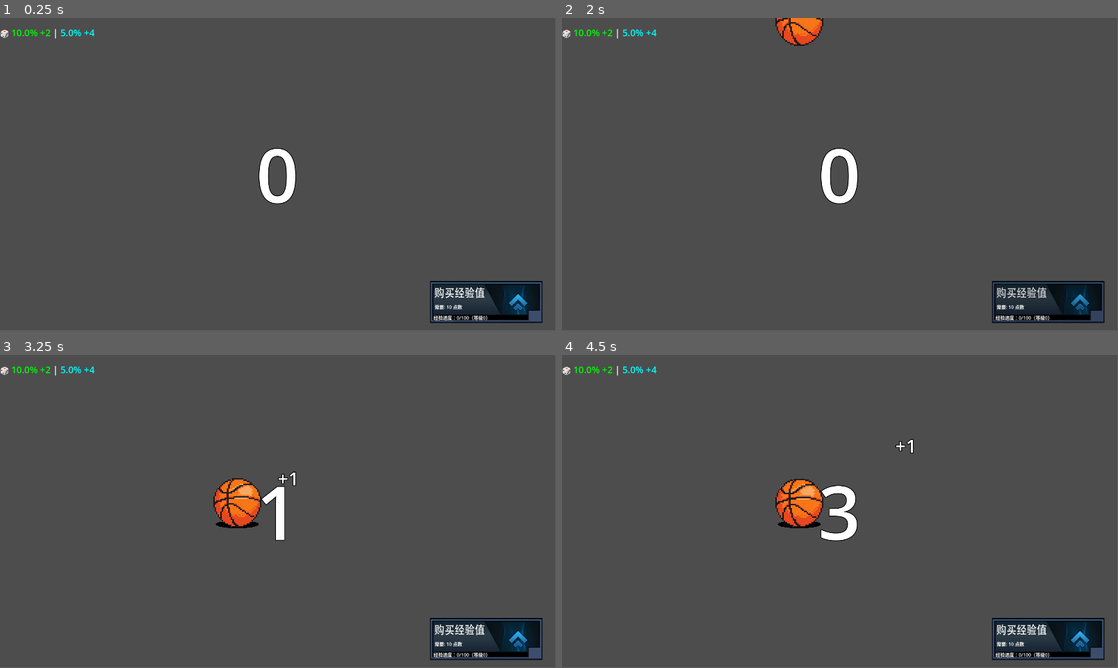
Above: before the commit, frames 1-4 (two rows, left to right).
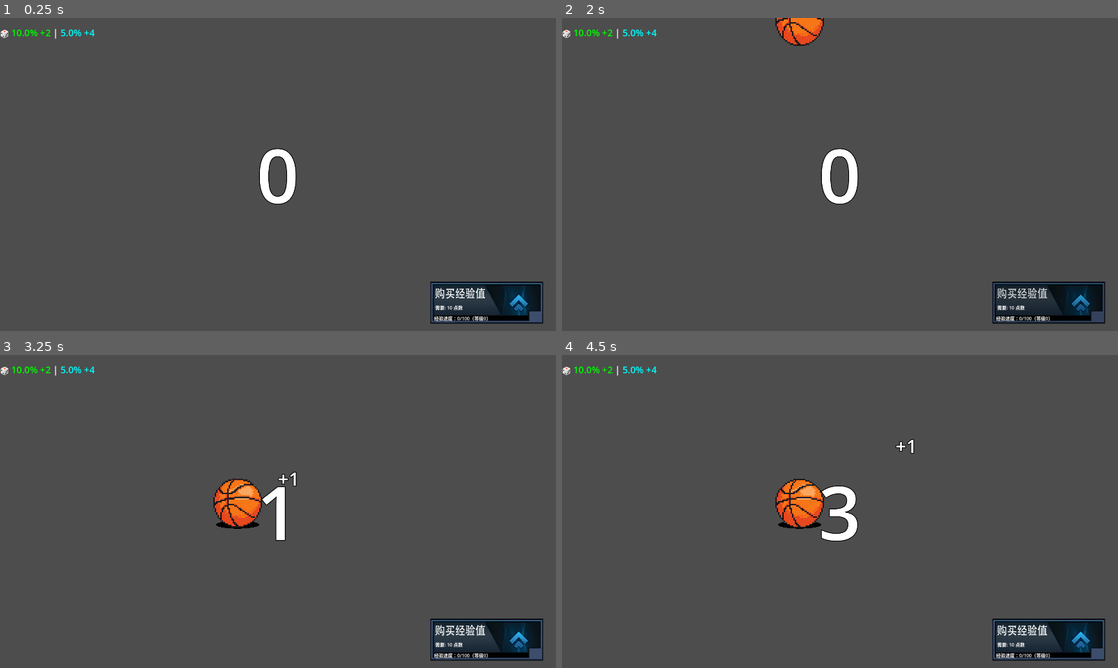
Above: after the commit, the same moments.

Repository: WeiLuo114514/Let-s-make-a-game-Raising-Game-
Game: Godot game, scene res://game_world.tscn
The game is run twice, just before and just after one commit, with the same random seed, the same clock (stepped at 60 frames per second) and the same inputs.
Inputs (mouse positions are in pixels of both pictures, inside the frame that each line leads up to):
- Up to frame 1 (0.25 s): no input
- Up to frame 2 (2 s): click "需要: 10 点数" at 0.5 s; click "需要: 10 点数" at 1.25 s
- Up to frame 3 (3.25 s): click "需要: 10 点数" at 2 s; move the mouse to (278, 511) at 2.77 s; click (278, 511) at 2.92 s
- Up to frame 4 (4.5 s): move the mouse to (728, 527) at 3.52 s; click (728, 527) at 3.67 s; move the mouse to (895, 442) at 4.27 s; click (895, 442) at 4.42 s
In our replay, the window is 799x449 before the commit and 800x450 after it. These sizes can differ from the game's own. Grey fills any space a smaller window leaves; there, only what the larger window draws over its background counts as a difference.

The runs differ from the first frame. In frame 1, 1.1% of the frame differs, in the area x 9-98%, y 3-98%; in frame 2, 1.2%; in frame 3, 1.4%; in frame 4, 1.4%.

Commit message:
添加了exe文件

Diff:
--- a/project.godot
+++ b/project.godot
@@ -18,13 +18,14 @@
 [autoload]
 
 AudioManager="*res://Script/audio_manager.gd"
-GameData="*res://Script/GameData.gd"
+GameData="*res://GameData.gd"
 
 [display]
 
 window/size/viewport_width=1920
 window/size/viewport_height=1080
-window/stretch/aspect="keep_width"
+window/stretch/mode="viewport"
+window/stretch/aspect="ignore"
 
 [rendering]
 
Renamed: Script/GameData.gd -> GameData.gd
Renamed: Script/GameData.gd.uid -> GameData.gd.uid
Not shown, changed: audio/你干嘛.MP3.import
Not shown, changed: 一起做个游戏吧.apk
Not shown, added: 导出文件/一起做个游戏吧.console.exe
Not shown, added: 导出文件/一起做个游戏吧.exe
Not shown, added: 导出文件/一起做个游戏吧.pck
